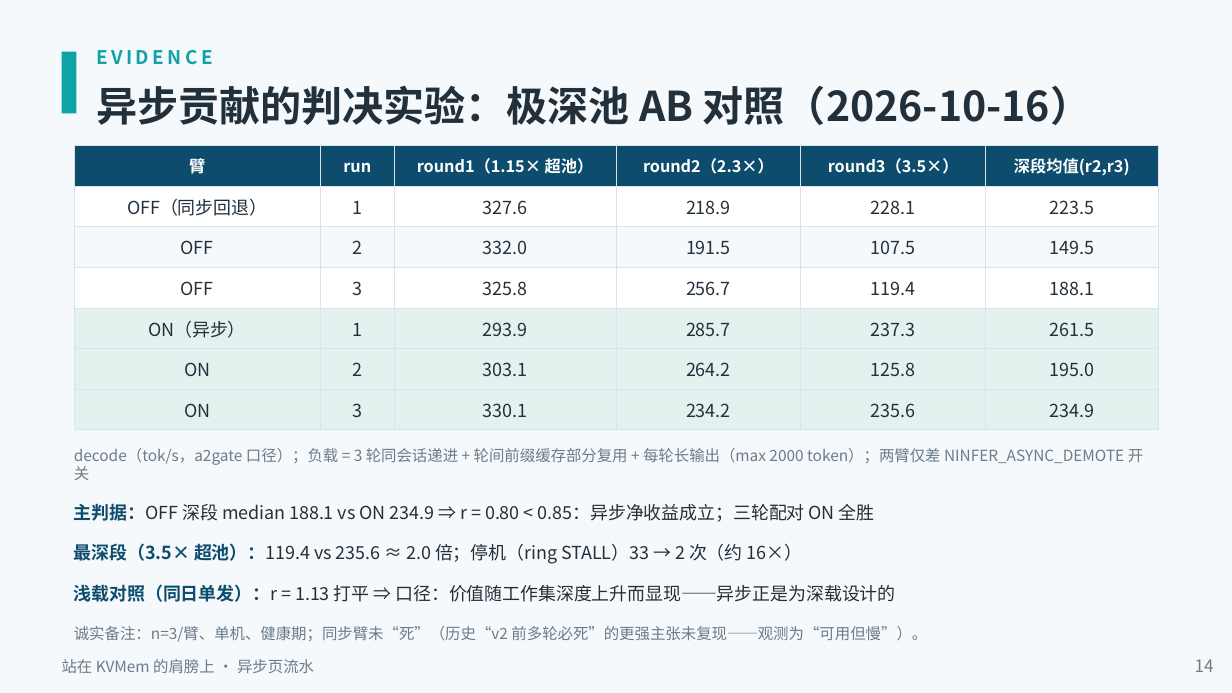
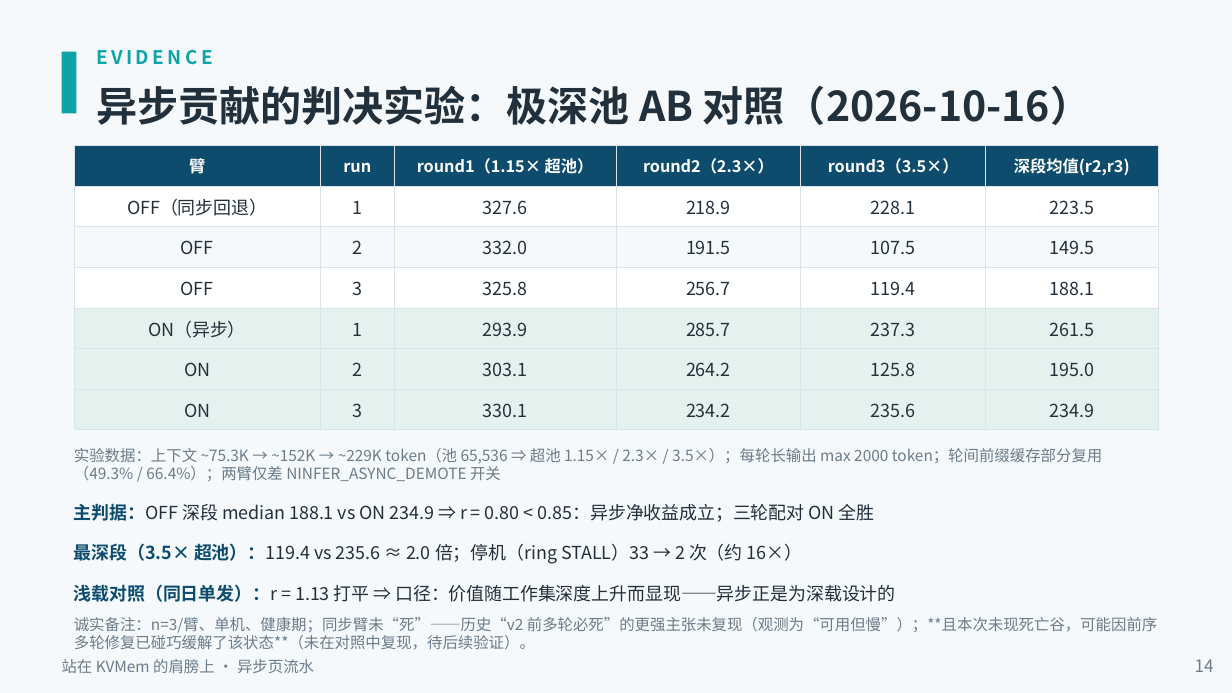
Before and after one commit to paicat1/Ninfer-KVMem-Async, a slide deck: slide 14 of docs/异步页流水-技术说明.pptx. Drawn at 1232x693 pixels with LibreOffice and Linux fonts; fonts in the diff are those of the drawing. Boxes give left, top, right and bottom in pixels: in the first picture for what was removed or moved away, otherwise in the second. Text is boxed around its words. In the diff, an @@ line names an element or a change of style, - is before the commit and + after.

Commit message:
docs(公开材料): PPT 18 页——①探索①页加英文名 Async Page Pipeline ②阶段页时点更正为'V2 上线初期成果快照（10-11~14）'并注明非最新 ③AB 页补实验数据（75.3K→152K→229K vs 池 65,536 = 1.15/2.3/3.5× 超池）+ 同步臂未现谷的诚实解释（前序修复可能碰巧缓解）④新增'为什么要开源'页（限定场景生产可用→借社区/上游协同攻关 + 定位与承诺口径，据发布前事项 §0）⑤MD 同步（时点说明/另注/开源动因段）

```diff
--- a/docs/异步页流水-技术说明.pptx
+++ b/docs/异步页流水-技术说明.pptx
@@ text at (74,448,1103,481): text changed @@
-decode（tok/s，a2gate 口径）；负载 = 3 轮同会话递进 + 轮间前缀缓存部分复用 + 每轮长输出（max 2000 token）；两臂仅差 NINFER_ASYNC_DEMOTE 开关
+实验数据：上下文 ~75.3K → ~152K → ~229K token（池 65,536 ⇒ 超池 1.15× / 2.3× / 3.5×）；每轮长输出 max 2000 token；轮间前缀缓存部分复用（49.3% / 66.4%）；两臂仅差 NINFER_ASYNC_DEMOTE 开关
@@ text at (74,617,1157,650): text changed @@
-诚实备注：n=3/臂、单机、健康期；同步臂未“死”（历史“v2 前多轮必死”的更强主张未复现——观测为“可用但慢”）。
+诚实备注：n=3/臂、单机、健康期；同步臂未“死”——历史“v2 前多轮必死”的更强主张未复现（观测为“可用但慢”）；**且本次未现死亡谷，可能因前序多轮修复已碰巧缓解了该状态**（未在对照中复现，待后续验证）。
```
Also in this commit, not shown: 2 other slides changed, 1 slide added, 1 other file.
